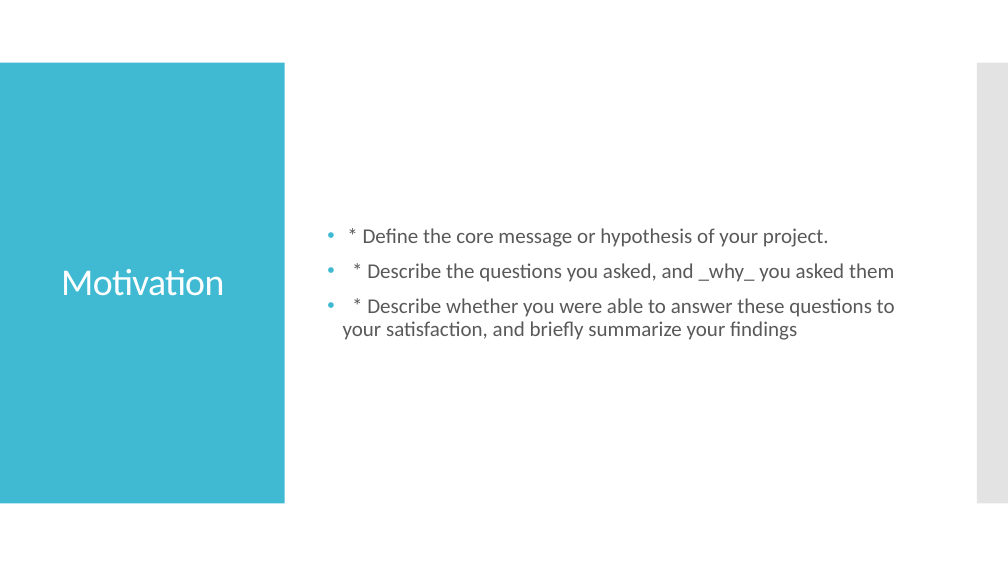
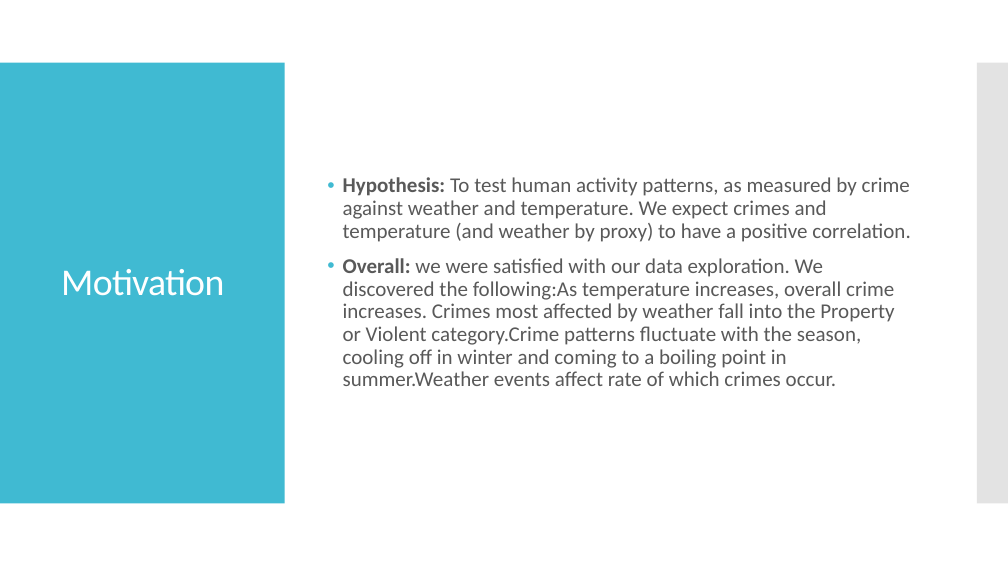
Before and after one commit to minxstm/Bootcamp_Project_1, a slide deck: slide 3 of Weather and Crime Data Analysis Presentation.pptx. Drawn at 1008x567 pixels with LibreOffice and Linux fonts; fonts in the diff are those of the drawing. Boxes give left, top, right and bottom in pixels: in the first picture for what was removed or moved away, otherwise in the second. Text is boxed around its words. In the diff, an @@ line names an element or a change of style, - is before the commit and + after.

```diff
--- a/Weather and Crime Data Analysis Presentation.pptx
+++ b/Weather and Crime Data Analysis Presentation.pptx
@@ text at (343,177,911,386): text changed @@
-• * Define the core message or hypothesis of your project.
-• * Describe the questions you asked, and _why_ you asked them
-• * Describe whether you were able to answer these questions to your satisfaction, and briefly summarize your findings
+• Hypothesis: To test human activity patterns, as measured by crime against weather and temperature. We expect crimes and temperature (and weather by proxy) to have a positive correlation.
+• Overall: we were satisfied with our data exploration. We discovered the following:As temperature increases, overall crime increases. Crimes most affected by weather fall into the Property or Violent category.Crime patterns fluctuate with the season, cooling off in winter and coming to a boiling point in summer.Weather events affect rate of which crimes occur.
```
Also in this commit, not shown: 4 other slides changed, 4 slides added, 1 slide removed.
